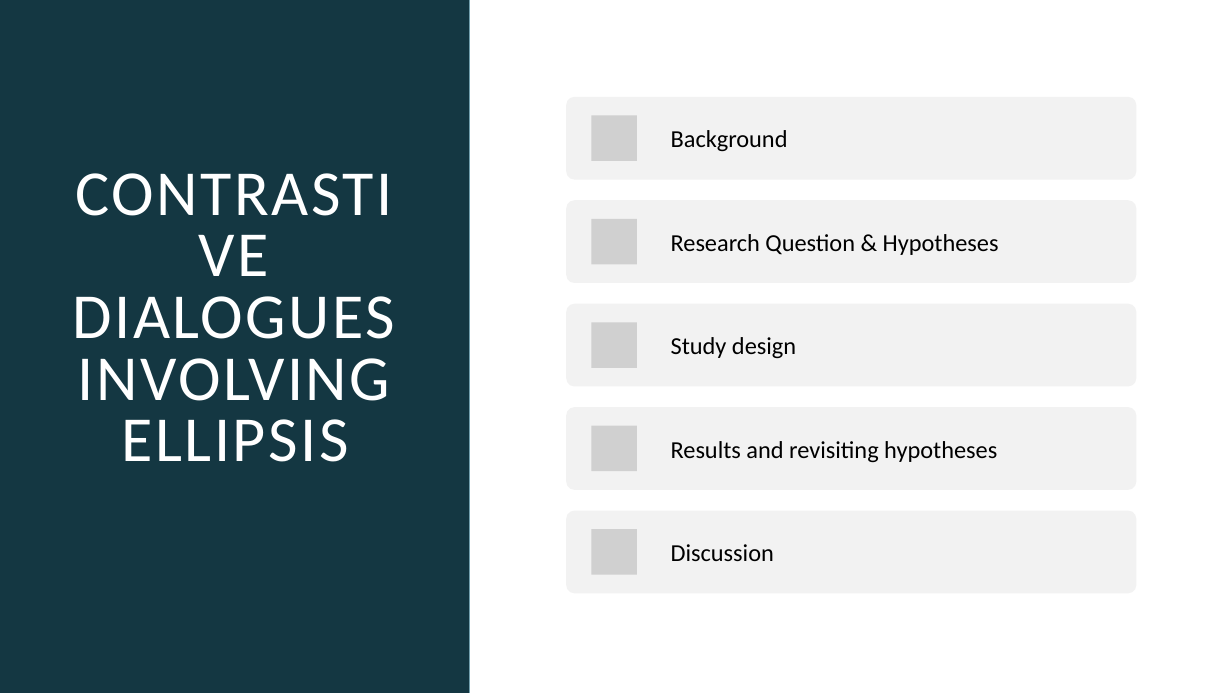
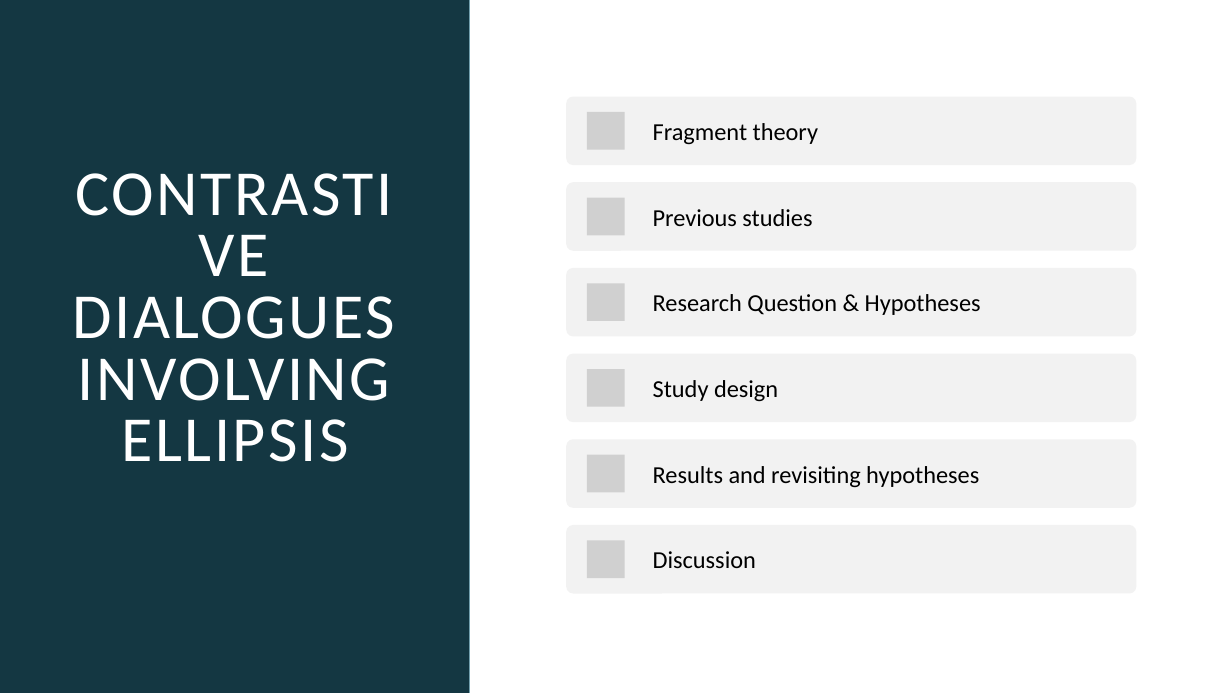
Before and after one commit to miriamschiele/MA, a slide deck: slide 2 of presentation/Miriam Schiele, MA presentation.pptx. Drawn at 1232x693 pixels with LibreOffice and Linux fonts; fonts in the diff are those of the drawing; grey boxes stand for pictures. Boxes give left, top, right and bottom in pixels: in the first picture for what was removed or moved away, otherwise in the second. Text is boxed around its words. In the diff, an @@ line names an element or a change of style, - is before the commit and + after.

```diff
--- a/presentation/Miriam Schiele, MA presentation.pptx
+++ b/presentation/Miriam Schiele, MA presentation.pptx
@@ rounded rectangle: place and size @@
-rounded rectangle at [567, 97, 1137, 180]
+rounded rectangle at [567, 97, 1137, 165]
@@ rounded rectangle: place and size @@
-rounded rectangle at [567, 201, 1137, 284]
+rounded rectangle at [567, 182, 1137, 250]
@@ picture: place and size @@
-picture at [592, 219, 637, 264]
+picture at [587, 198, 625, 236]
@@ text "Research Question & Hypotheses": place and size @@
-text "Research Question & Hypotheses" at [671, 234, 999, 255]
+text "Research Question & Hypotheses" at [653, 294, 981, 315]
@@ picture: place and size @@
-picture at [592, 323, 637, 368]
+picture at [587, 284, 625, 322]
@@ rounded rectangle: place and size @@
-rounded rectangle at [567, 304, 1137, 387]
+rounded rectangle at [567, 354, 1137, 422]
@@ text "Study design": place and size @@
-text "Study design" at [671, 337, 796, 359]
+text "Study design" at [653, 380, 778, 402]
@@ rounded rectangle: place and size @@
-rounded rectangle at [567, 408, 1137, 491]
+rounded rectangle at [567, 439, 1137, 507]
@@ text "Results and revisiting hypotheses": place and size @@
-text "Results and revisiting hypotheses" at [671, 441, 997, 463]
+text "Results and revisiting hypotheses" at [653, 466, 979, 488]
@@ rounded rectangle: place and size @@
-rounded rectangle at [567, 511, 1137, 594]
+rounded rectangle at [567, 525, 1137, 593]
@@ group removed at [592, 116, 788, 575]: 3 pictures, 1 text @@
-Background
@@ text "Discussion": place and size @@
-text "Discussion" at [671, 544, 774, 561]
+text "Discussion" at [653, 551, 756, 568]
@@ group added at [567, 112, 1137, 579]: 4 pictures, 2 texts, 1 rounded rectangle @@
+Fragment theory
+Previous studies
```
Also in this commit, not shown: 15 other slides changed, 32 slides added, 4 slides removed, 6 other files.
